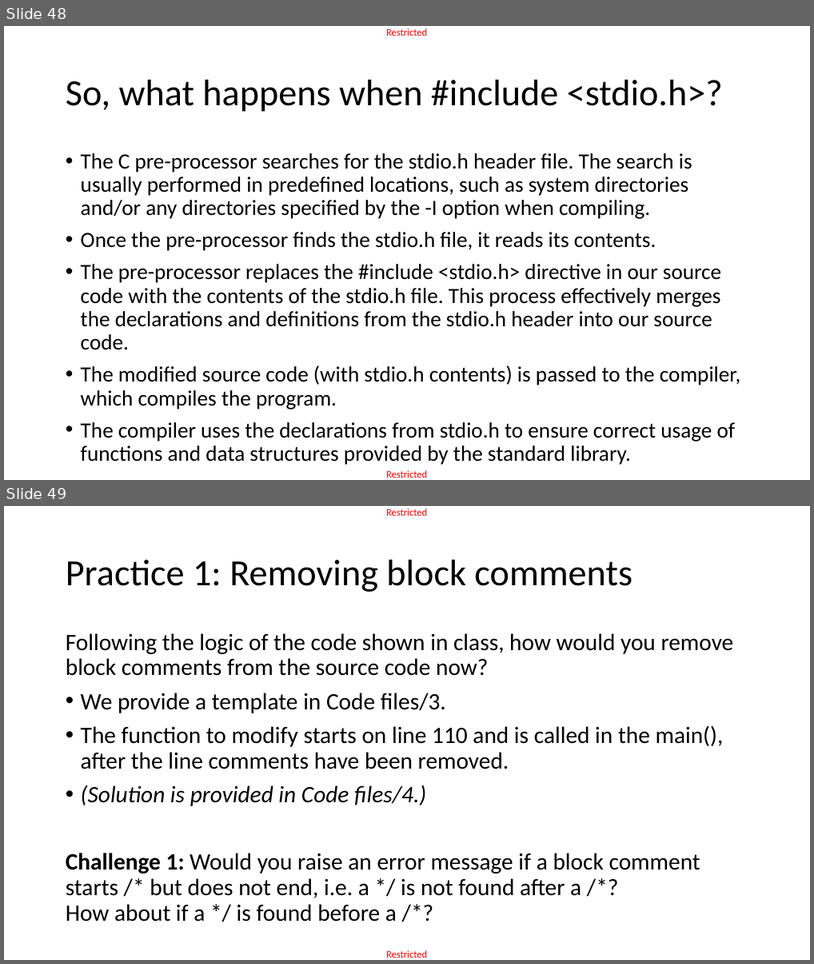
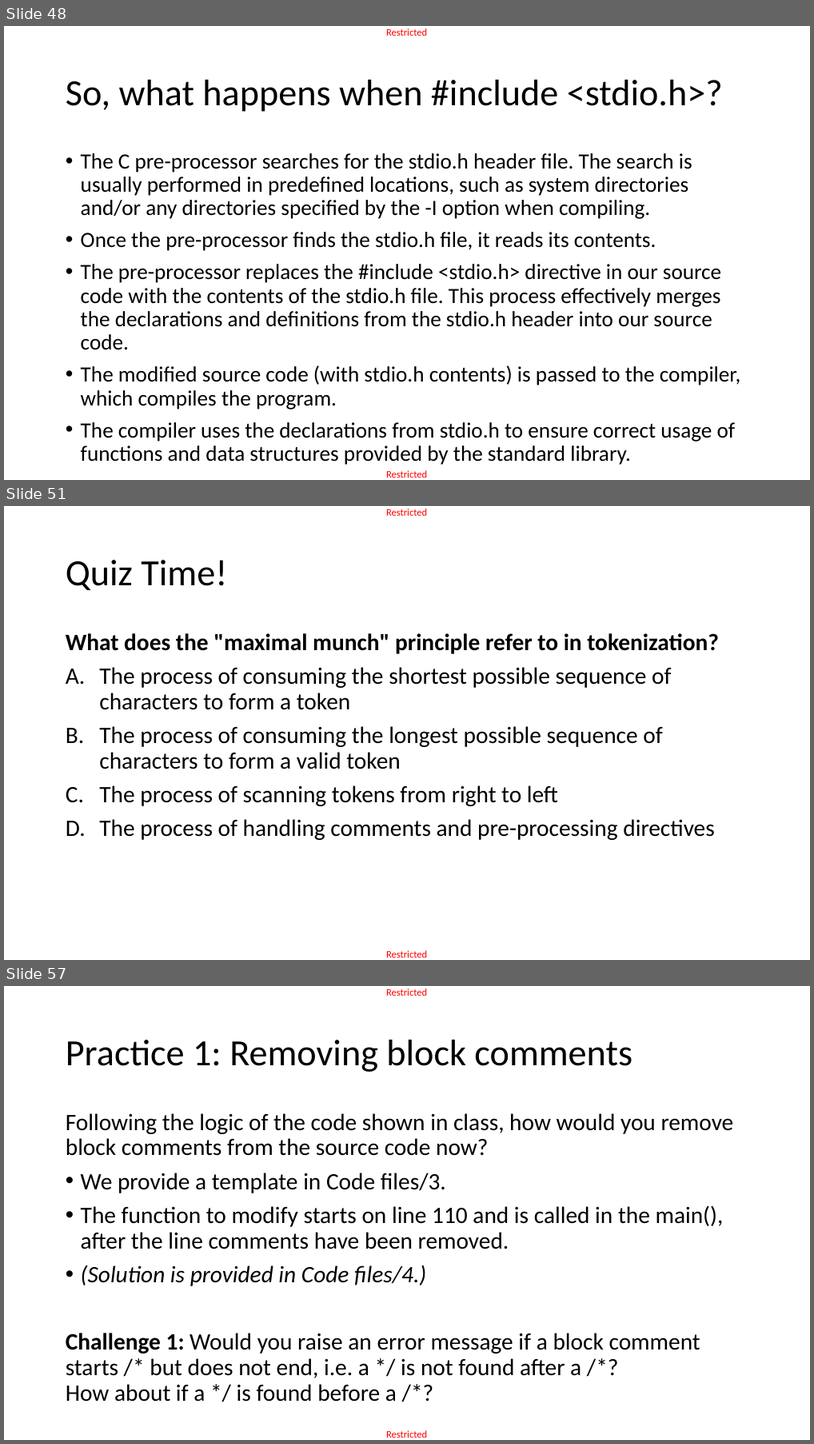
Before and after one commit to matthieudemari/SUTD_PLC_50_051, a slide deck: W10/W10S1/W10S1.pptx. Shown one above the other, each under a label of ours: slides 48 and 49 before the commit, slides 48, 51 and 57 after it; the slides between them are not shown. The pictures are 814x964 and 814x1444 pixels, drawn with LibreOffice and Linux fonts; fonts in the diff are those of the drawing. Boxes give left, top, right and bottom in pixels: in the first picture for what was removed or moved away, otherwise in the second. Text is boxed around its words. In the diff, an @@ line names an element or a change of style, - is before the commit and + after.

Commit message:
Added Quiz to W10S1 slides and finalized W10S2 slides.

```diff
--- a/W10/W10S1/W10S1.pptx
+++ b/W10/W10S1/W10S1.pptx
@@ slide 51 added at (4,506,810,960), background #FFFFFF; not listed: 2 template elements that a slide beside it also shows @@
@@ title added at (66,560,227,590), 44 pt, text #000000 @@
+Quiz Time!
@@ text added at (66,633,719,840), 28 pt, text #000000 @@
+What does the "maximal munch" principle refer to in tokenization?
+A. The process of consuming the shortest possible sequence of characters to form a token
+B. The process of consuming the longest possible sequence of characters to form a valid token
+C. The process of scanning tokens from right to left
+D. The process of handling comments and pre-processing directives
@@ what was slide 49 is now slide 57 @@
```
Also in this commit, not shown: 7 other slides added, 3 other files.
